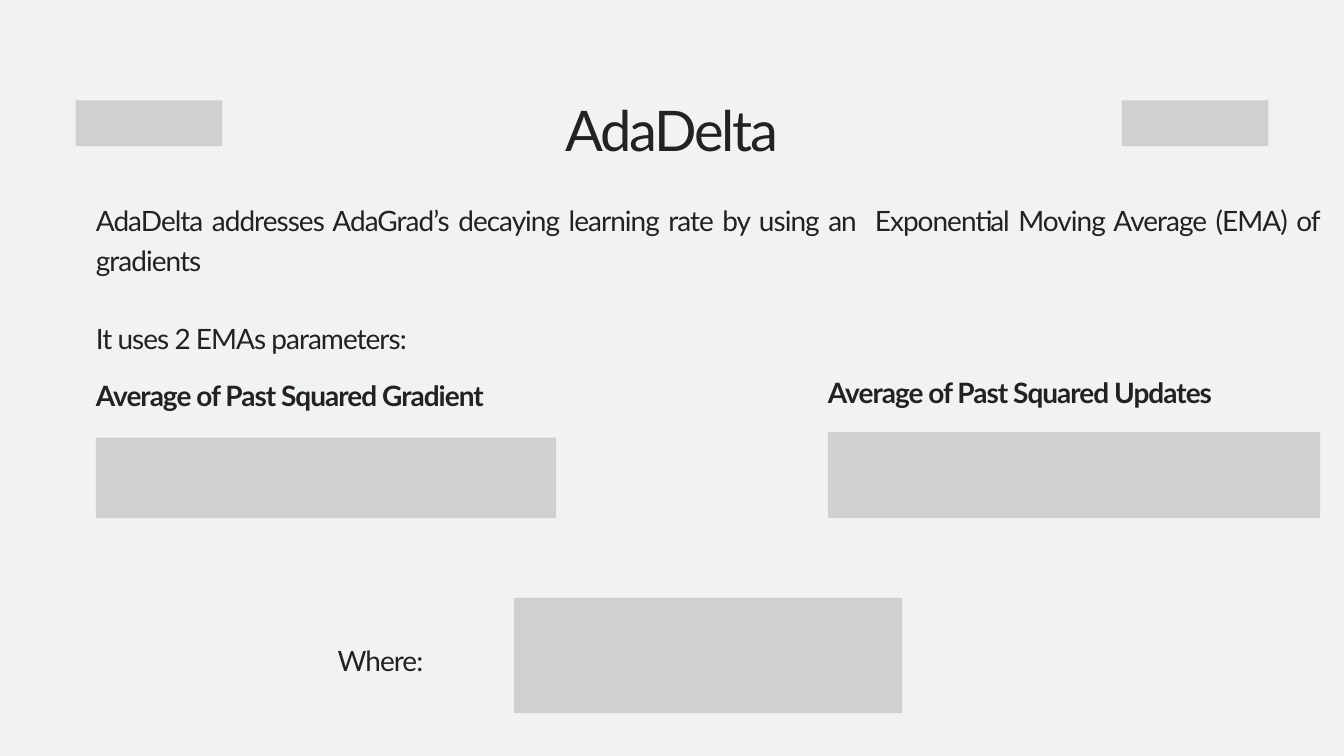
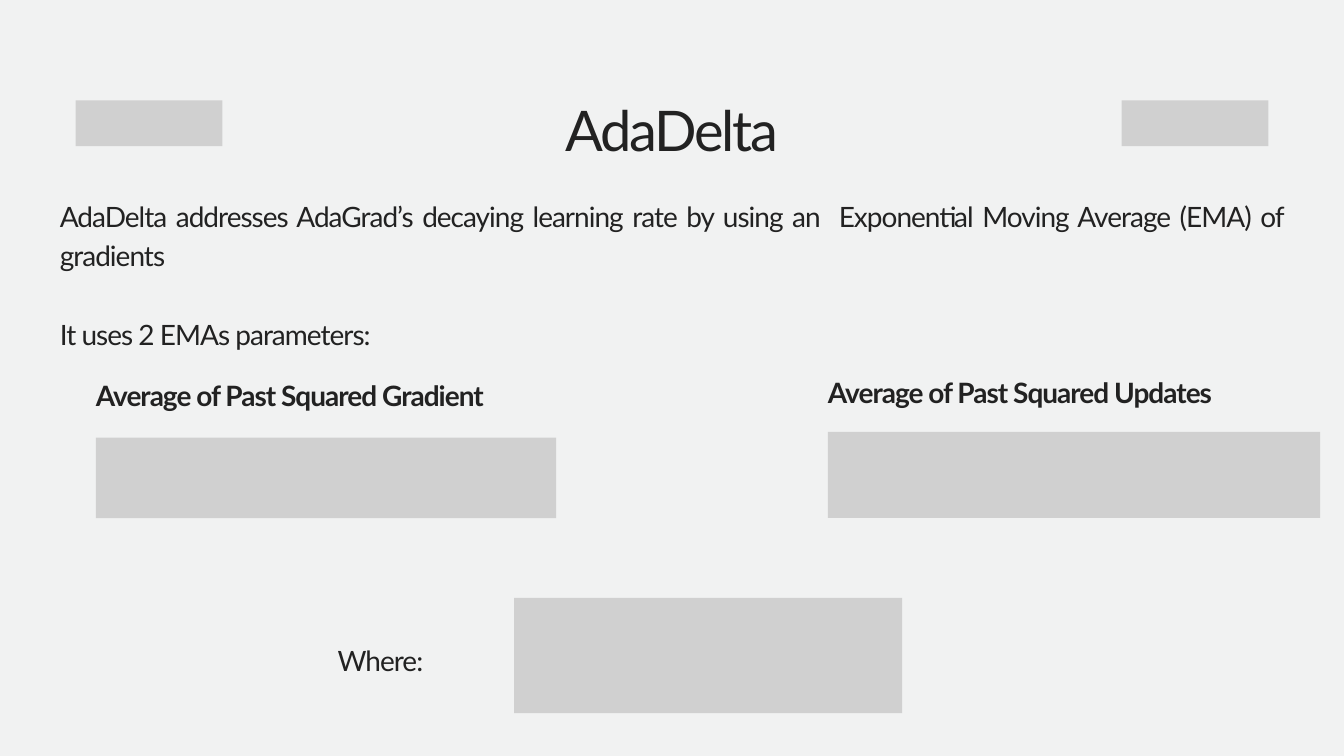
Before and after one commit to hu1909/AdaDelta_and_ADAM, a slide deck: slide 9 of AdaDelta & Adam Algorithm.pptx.pptx. Drawn at 1344x756 pixels with LibreOffice and Linux fonts; fonts in the diff are those of the drawing; grey boxes stand for pictures. Boxes give left, top, right and bottom in pixels: in the first picture for what was removed or moved away, otherwise in the second. Text is boxed around its words. In the diff, an @@ line names an element or a change of style, - is before the commit and + after.

```diff
--- a/AdaDelta & Adam Algorithm.pptx.pptx
+++ b/AdaDelta & Adam Algorithm.pptx.pptx
@@ text "AdaDelta addresses AdaGrad’s decaying learning ...": place and size @@
-text "AdaDelta addresses AdaGrad’s decaying learning ..." at [96, 209, 1320, 354]
+text "AdaDelta addresses AdaGrad’s decaying learning ..." at [60, 205, 1284, 350]
```
Also in this commit, not shown: 1 other slide changed, 3 other files.
